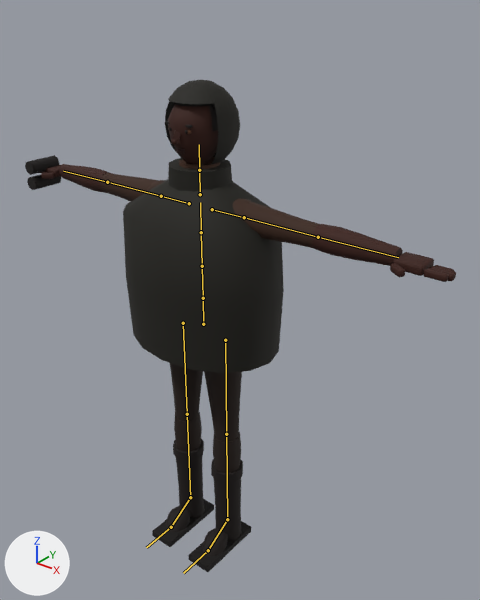
An edit to the glTF model public/models/tb_crew_lookout.glb, drawn before and after from the same camera.
Both versions are drawn from a 50 mm lens placed at (1.395, -1.54, 2.048), pointed at (0.077, 0.107, 1.027). Every picture has the same lights, and +X, +Y and +Z are marked at lower left. The first picture is the older version. The bones that change, and the others that lie on the model, are drawn over the model as lines.

Objects in the first picture: 'crew_lookout_mesh'.
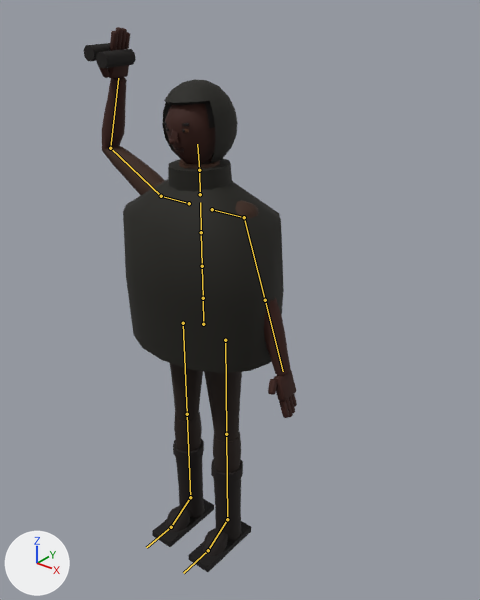
The newer file adds an action. The first version stands in its rest pose; the second is drawn at frame 10 of the action 'Cheer'.

Boxes [x1, y1, x2, y2] around the edits, measured in the pictures (480 x 600 px):
'crew_lookout_mesh', posed (50% narrower, 11% taller): before [25, 80, 456, 572]; after [83, 27, 297, 572]
bone 'mixamorig:LeftArm', root to tip: before (244, 217) to (318, 237); after (244, 217) to (265, 300)
bone 'mixamorig:Head', root to tip: before (199, 170) to (199, 144); after (199, 170) to (197, 144)
bone 'mixamorig:RightArm', root to tip: before (161, 196) to (107, 182); after (161, 196) to (110, 148)
bone 'mixamorig:RightForeArm', root to tip: before (107, 182) to (63, 171); after (110, 148) to (118, 78)

The change in detail:
Bone 'mixamorig:LeftArm' (bone_mixamorig_leftarm) turns from (0, 0, 0) to (-72, 0, 0) degrees about its own x, y and z.
Bone 'mixamorig:Head' (bone_mixamorig_head) turns from (0, 0, 0) to (0, 0, 5) degrees about its own x, y and z.
Bone 'mixamorig:RightArm' (bone_mixamorig_rightarm) turns from (0, 0, 0) to (29, 0, 0) degrees about its own x, y and z.
Bone 'mixamorig:RightForeArm' (bone_mixamorig_rightforearm) turns from (0, 0, 0) to (77, 0, 0) degrees about its own x, y and z.
